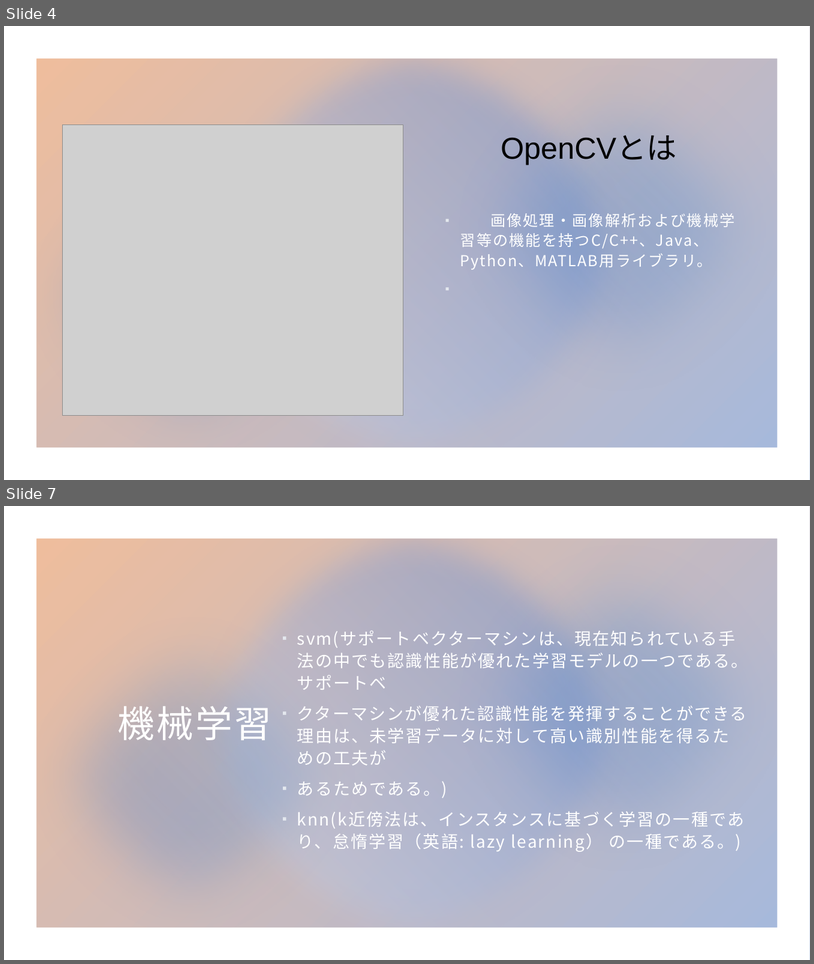
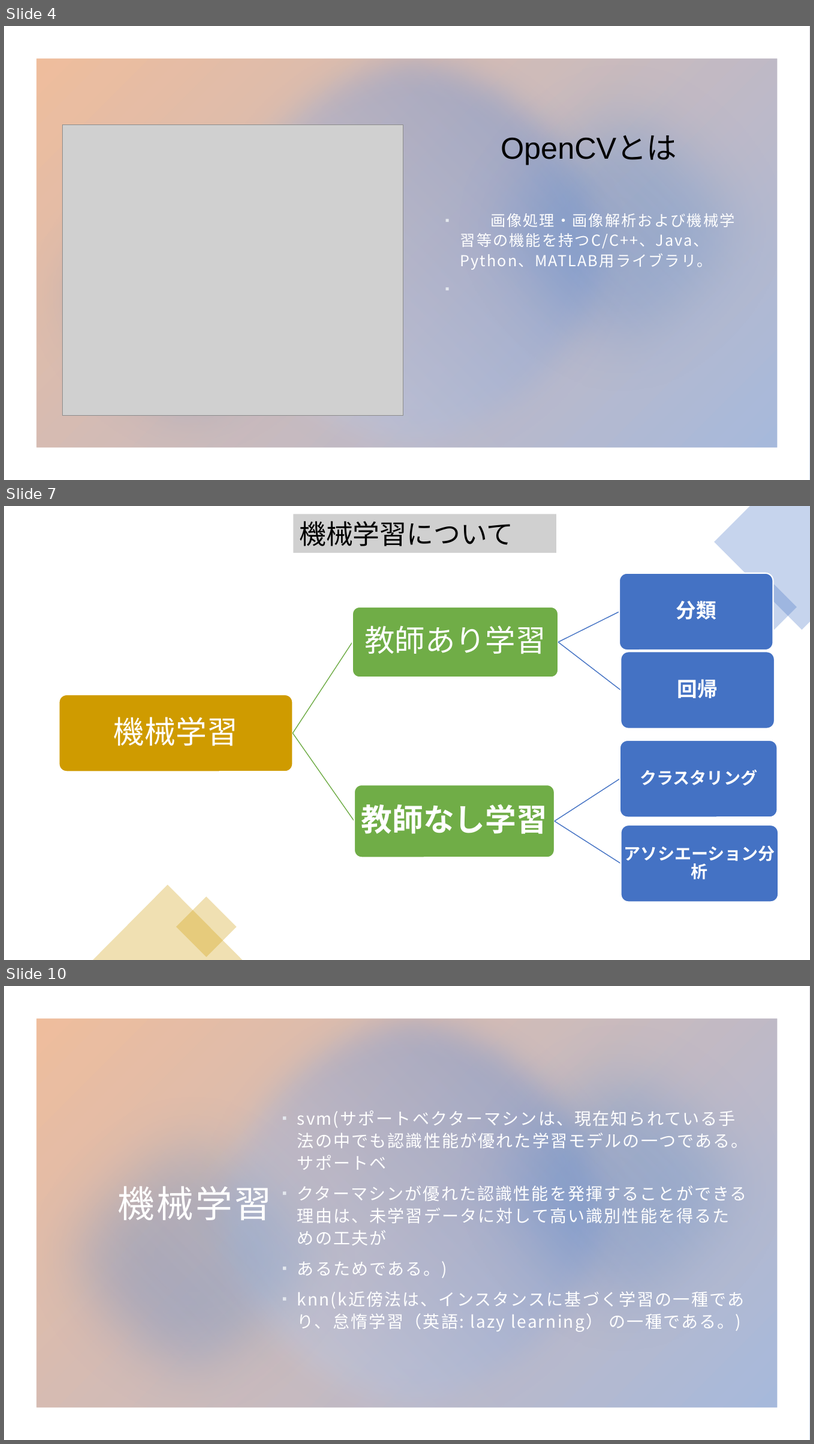
Before and after one commit to YIFAN-888/GRP_1, a slide deck: presentation/Panda AI.pptx. Shown one above the other, each under a label of ours: slides 4 and 7 before the commit, slides 4, 7 and 10 after it; the slides between them are not shown. The pictures are 814x964 and 814x1444 pixels, drawn with LibreOffice and Linux fonts; fonts in the diff are those of the drawing; grey boxes stand for pictures. Boxes give left, top, right and bottom in pixels: in the first picture for what was removed or moved away, otherwise in the second. Text is boxed around its words. In the diff, an @@ line names an element or a change of style, - is before the commit and + after.

```diff
--- a/presentation/Panda AI.pptx
+++ b/presentation/Panda AI.pptx
@@ slide 7 added at bbox=[4, 506, 810, 960], background #FFFFFF; not listed: 1 template element that a slide beside it also shows @@
@@ rectangle added at bbox=[4, 506, 810, 960], fill #FFFFFF @@
@@ picture added at bbox=[294, 514, 557, 553], 32 pt, text #000000 @@
+機械学習について
@@ freeform shape added at bbox=[715, 506, 810, 630], fill #4472C4 at 30% opacity @@
@@ rectangle added at bbox=[752, 584, 797, 630], fill #4472C4 at 30% opacity @@
@@ group added at bbox=[59, 573, 779, 901]: 7 rounded rectangles, 7 texts, 6 freeform shapes @@
+機械学習
+教師あり学習
+分類
+回帰
+教師なし学習
+クラスタリング
+アソシエーション分析
@@ triangle added at bbox=[93, 885, 242, 960], fill #CF9B00 at 30% opacity @@
@@ rectangle added at bbox=[176, 897, 237, 957], fill #CF9B00 at 30% opacity @@
@@ what was slide 7 is now slide 10 @@
```
Also in this commit, not shown: 4 slides changed, 4 other slides added, 1 slide removed.
